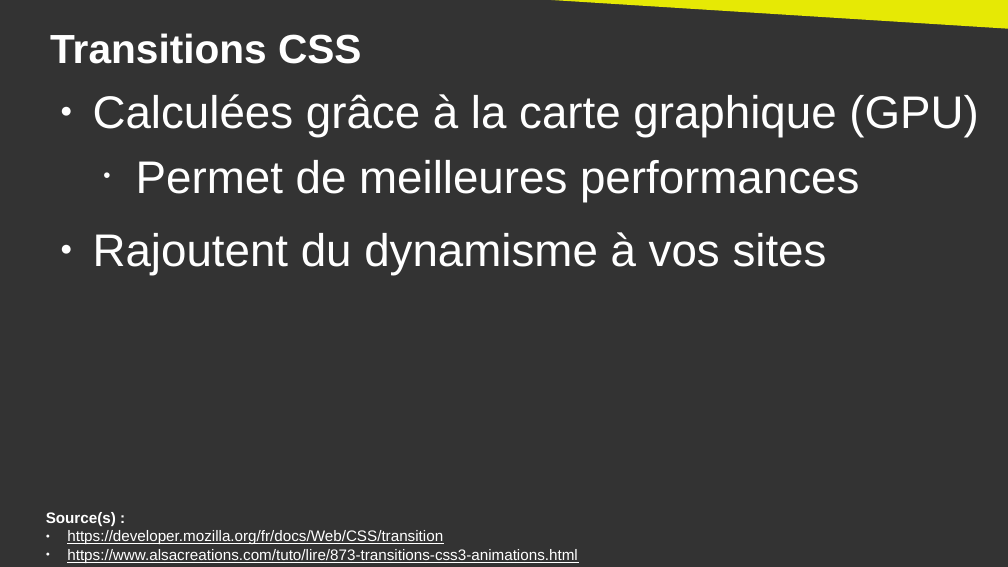
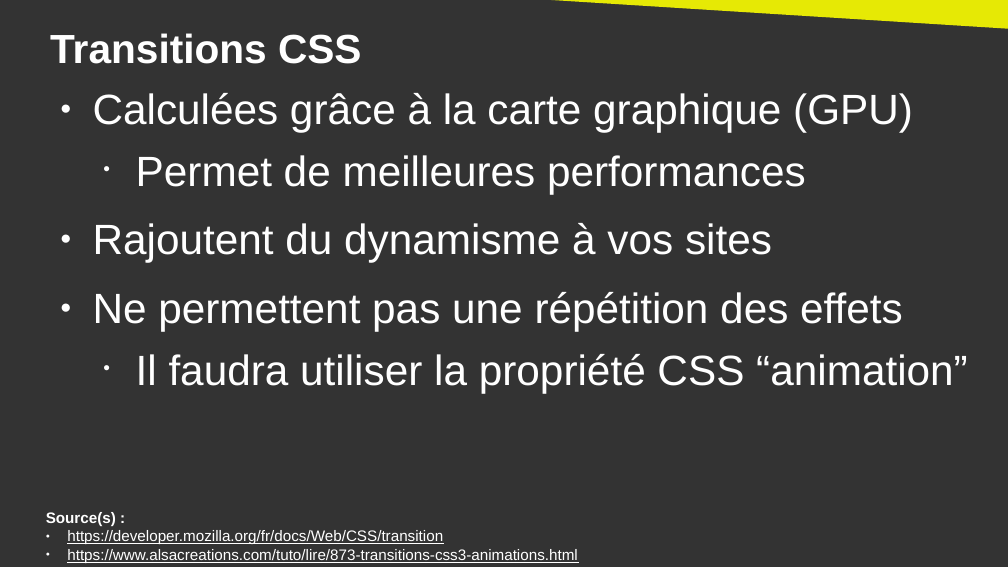
Before and after one commit to DanYellow/cours, a slide deck: slide 8 of integration-web-s2/travaux-pratiques/numero-2/presentation.odp. Drawn at 1008x567 pixels with LibreOffice and Linux fonts; fonts in the diff are those of the drawing. Boxes give left, top, right and bottom in pixels: in the first picture for what was removed or moved away, otherwise in the second. Text is boxed around its words. In the diff, an @@ line names an element or a change of style, - is before the commit and + after.

Commit message:
integration-web-s2@TP#2 - Update slides

```diff
--- a/integration-web-s2/travaux-pratiques/numero-2/presentation.odp
+++ b/integration-web-s2/travaux-pratiques/numero-2/presentation.odp
@@ text at bbox=[93, 93, 913, 263]: size 36 to 33.3 pt in "Calculées grâce à la carte graphique (GPU)", "Permet de meilleures performances", "Rajoutent du dynamisme à vos sites" @@
@@ text at bbox=[93, 292, 968, 393]: paragraphs added @@
+● Ne permettent pas une répétition des effets
+  • Il faudra utiliser la propriété CSS “animation”
```
Also in this commit, not shown: 1 other file.
